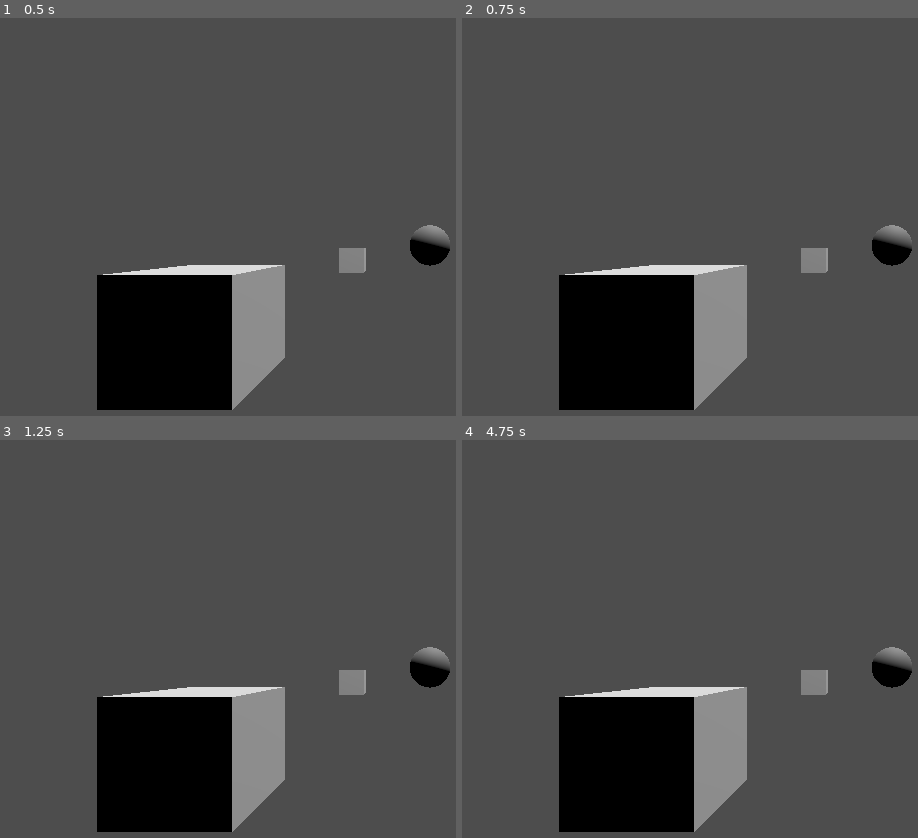
Above: before the commit, frames 1-4 (two rows, left to right).
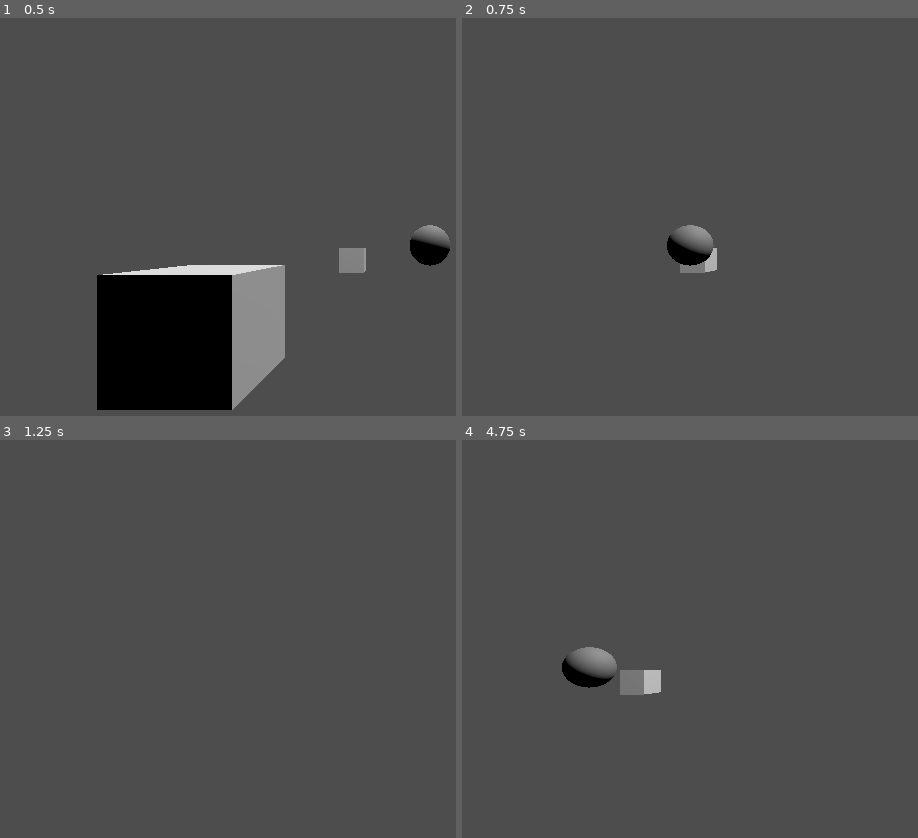
Above: after the commit, the same moments.

Repository: Merchant151/Godot_nodes
Game: Godot game, scene res://tstsrc.tscn
Two runs of this game, one before a commit and one after it. Both use one fixed random seed, a clock stepped at 60 frames per second and the inputs below.
Inputs:
- Up to frame 1 (0.5 s): no input
- Up to frame 2 (0.75 s): tap Enter at 0.5 s; hold Right (right) from 0.53 s (still down)
- Up to frame 3 (1.25 s): keep holding Right (right)
- Up to frame 4 (4.75 s): release Right (right) at 1.28 s; hold Down (down) 1.28-2.03 s; tap Space at 2, 3.5 s; hold Right (right) 2.03-2.78 s; tap Enter at 2.75, 4.25 s; hold Up (up) 2.78-3.53 s; hold Left (left) from 3.53 s (still down)

Frame 1 is identical in both runs. In frame 2, 16% of the frame differs, in the area x 21-99%, y 52-99%; in frame 3, 15%; in frame 4, 16%.

Commit message:
basic camera controls added

Diff:
--- a/nodes/scripts/camera_controller.gd
+++ b/nodes/scripts/camera_controller.gd
@@ -1 +1,19 @@
-extends Node
+extends Node3D
+
+#export makes vars accessible in the editor
+@export var speed = 50;
+
+#process should work like on update
+func _process(delta):
+	var velocity = Vector3.ZERO
+	if Input.is_action_pressed("right"):
+		velocity.x += 1
+	if Input.is_action_pressed("left"):
+		velocity.x -= 1
+	if Input.is_action_pressed("up"):
+		velocity.y += 1
+	if Input.is_action_pressed("down"):
+		velocity.y -= 1
+	if velocity.length() > 0:
+		velocity = velocity.normalized() * speed
+	position += velocity * delta
--- a/nodes/tstsrc.tscn
+++ b/nodes/tstsrc.tscn
@@ -1,6 +1,7 @@
-[gd_scene load_steps=5 format=3 uid="uid://ug5aogjdf6er"]
+[gd_scene load_steps=6 format=3 uid="uid://ug5aogjdf6er"]
 
 [ext_resource type="PackedScene" uid="uid://bwiymargn5ht0" path="res://ObjectNodes/test_import_object.glb" id="1_b6m7w"]
+[ext_resource type="Script" uid="uid://dt7s2u7mce75t" path="res://scripts/camera_controller.gd" id="1_eotw7"]
 [ext_resource type="PackedScene" uid="uid://u7bilxgnobei" path="res://objectTemplates/object_template.tscn" id="2_i7htb"]
 [ext_resource type="Script" uid="uid://o2yy5p8kl780" path="res://draw_test_script.gd" id="3_yiiul"]
 
@@ -10,6 +11,7 @@
 
 [node name="Camera3D" type="Camera3D" parent="."]
 transform = Transform3D(1, 0, 0, 0, 1, 0, 0, 0, 1, -0.247205, 1.48434, 20.319)
+script = ExtResource("1_eotw7")
 
 [node name="ObjectTemplate" type="Node3D" parent="."]
 transform = Transform3D(1, 0, 0, 0, 1, 0, 0, 0, 1, -4.22305, 0, -4.87889)
@@ -34,3 +36,4 @@
 transform = Transform3D(1, 0, 0, 0, 1, 0, 0, 0, 1, 9.09152, 31.6083, 5.70519)
 omni_range = 100.0
 omni_attenuation = 0.0
+script = ExtResource("1_eotw7")
